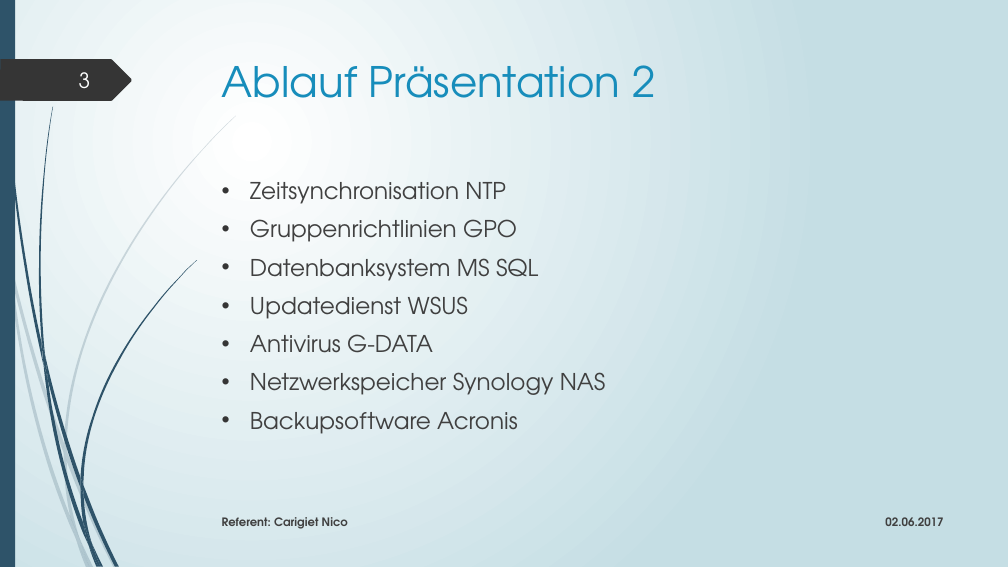
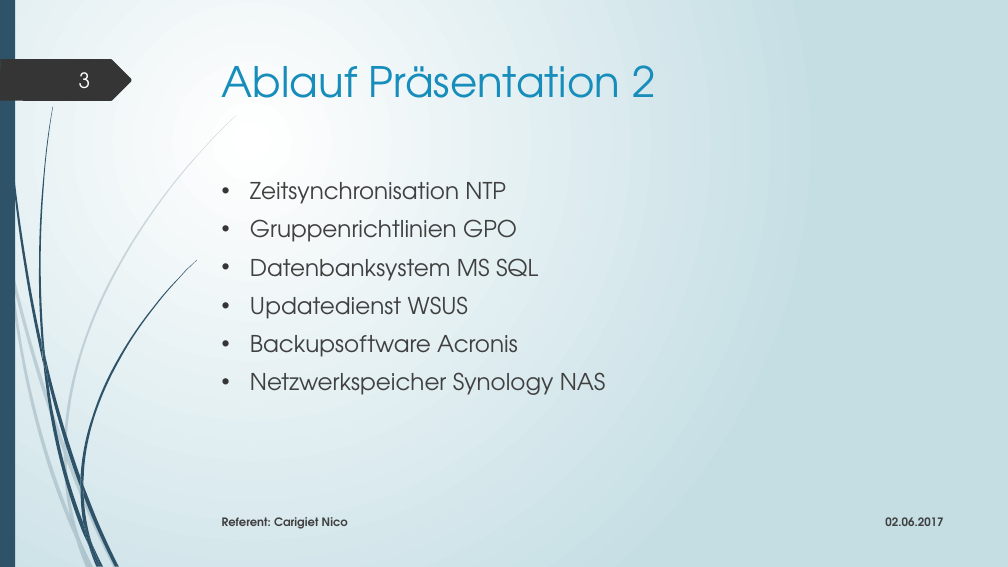
Before and after one commit to edecom/IPA, a slide deck: slide 3 of 4_Dokumente/48_Präsentation & Demonstration/IPA_Präsentation_Carigiet_Nico_20170529.pptx. Drawn at 1008x567 pixels with LibreOffice and Linux fonts; fonts in the diff are those of the drawing. Boxes give left, top, right and bottom in pixels: in the first picture for what was removed or moved away, otherwise in the second. Text is boxed around its words. In the diff, an @@ line names an element or a change of style, - is before the commit and + after.

```diff
--- a/4_Dokumente/48_Präsentation & Demonstration/IPA_Präsentation_Carigiet_Nico_20170529.pptx
+++ b/4_Dokumente/48_Präsentation & Demonstration/IPA_Präsentation_Carigiet_Nico_20170529.pptx
@@ text at [250, 335, 518, 357]: text changed @@
-• Antivirus G-DATA
+• Backupsoftware Acronis
@@ text at [250, 412, 518, 434]: paragraph removed @@
-• Backupsoftware Acronis
```
Also in this commit, not shown: 7 other slides changed, 2 slides removed, 6 other files.
